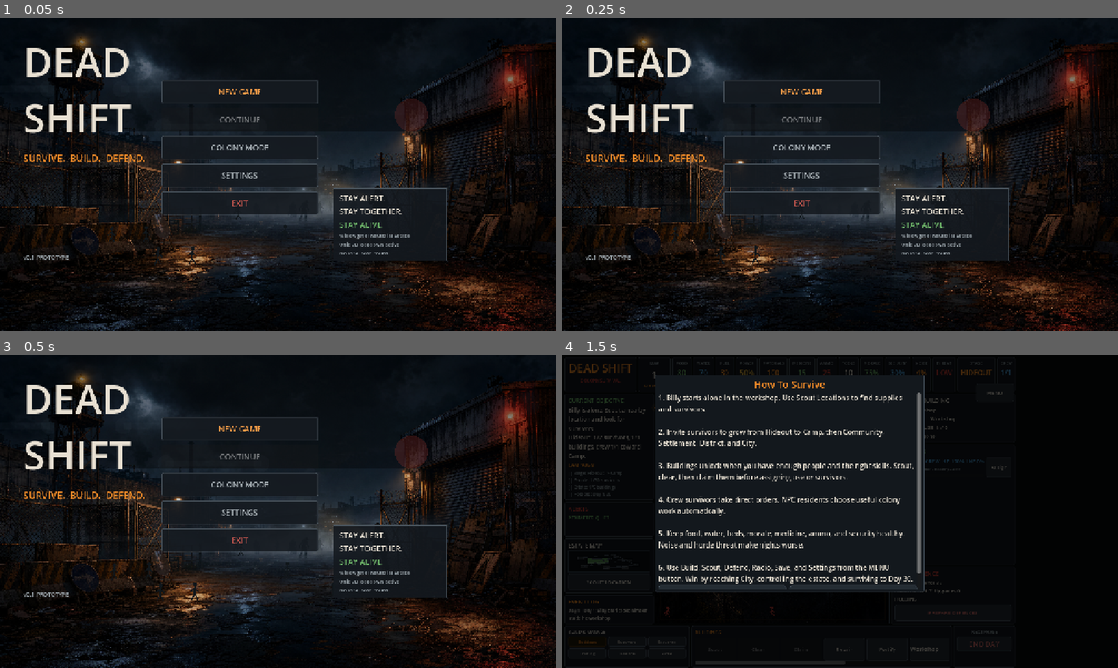
Above: before the commit, frames 1-4 (two rows, left to right).
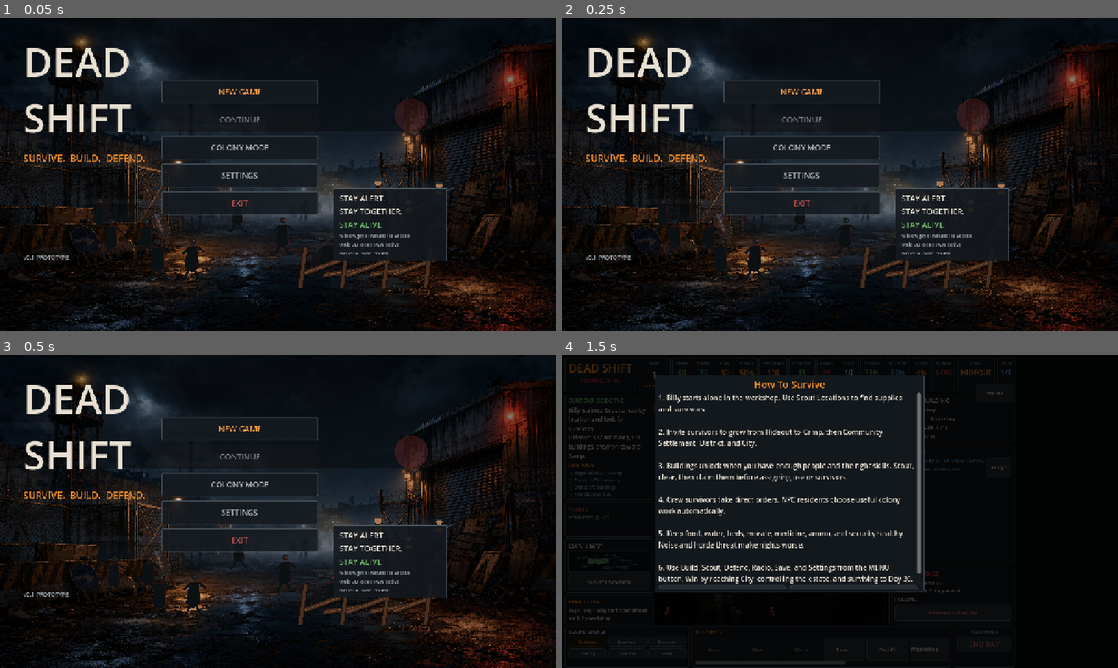
Above: after the commit, the same moments.

Repository: Robbed91/Dead-
Game: Godot game, scene res://scenes/MainMenu.tscn
Two runs of this game, one before a commit and one after it. Both use one fixed random seed, a clock stepped at 60 frames per second and the inputs below.
Inputs:
- Up to frame 1 (0.05 s): no input
- Up to frame 2 (0.25 s): no input
- Up to frame 3 (0.5 s): no input
- Up to frame 4 (1.5 s): click "NEW GAME" at 0.5 s; click "MENU" at 1.25 s

The runs differ from the first frame. In frame 1, 1.2% of the frame differs, in the area x 16-82%, y 51-87%; in frame 2, 1.2%; in frame 3, 1.2%; in frame 4, nothing differs.

Commit message:
Improve main menu silhouettes

Diff:
--- a/scripts/MainMenu.gd
+++ b/scripts/MainMenu.gd
@@ -169,18 +169,79 @@
 		node.draw_circle(Vector2(drift + 220.0, y + 19.0), 19.0, fog)
 	for i in range(9):
 		var p := Vector2(view_size.x * (0.18 + fmod(float(i) * 0.083 + menu_time * 0.01, 0.56)), view_size.y * (0.62 + fmod(float(i) * 0.067, 0.2)))
-		_draw_menu_zombie(node, p + Vector2(0, sin(menu_time * 3.0 + float(i)) * 2.0), 0.7 + float(i % 3) * 0.1)
+		_draw_menu_zombie(node, p + Vector2(0, sin(menu_time * 3.0 + float(i)) * 2.0), 0.82 + float(i % 3) * 0.12, float(i))
+	for i in range(3):
+		var guard_pos := Vector2(view_size.x * (0.68 + float(i) * 0.055), view_size.y * (0.58 + float(i % 2) * 0.055))
+		_draw_menu_survivor(node, guard_pos, 1.0 - float(i) * 0.08, float(i))
+	_draw_menu_barricade(node, view_size)
 	var glow := 0.15 + (sin(menu_time * 4.0) + 1.0) * 0.04
 	node.draw_circle(view_size * Vector2(0.74, 0.31), 38, Color(RED.r, RED.g, RED.b, glow))
 
-func _draw_menu_zombie(node: Control, pos: Vector2, draw_scale: float) -> void:
-	var color := Color("#10161a")
-	node.draw_circle(pos + Vector2(0, -17) * draw_scale, 5.0 * draw_scale, color)
-	node.draw_line(pos + Vector2(0, -12) * draw_scale, pos + Vector2(-2, 10) * draw_scale, color, 4.0 * draw_scale)
-	node.draw_line(pos + Vector2(-2, -6) * draw_scale, pos + Vector2(-12, 2) * draw_scale, color, 3.0 * draw_scale)
-	node.draw_line(pos + Vector2(0, -5) * draw_scale, pos + Vector2(10, 4) * draw_scale, color, 3.0 * draw_scale)
-	node.draw_line(pos + Vector2(-2, 10) * draw_scale, pos + Vector2(-9, 24) * draw_scale, color, 3.0 * draw_scale)
-	node.draw_line(pos + Vector2(-1, 10) * draw_scale, pos + Vector2(7, 23) * draw_scale, color, 3.0 * draw_scale)
+func _draw_menu_zombie(node: Control, pos: Vector2, draw_scale: float, seed: float) -> void:
+	var sway: float = sin(menu_time * 2.1 + seed) * 3.0
+	var body := Color("#0b1013")
+	var edge := Color(0.72, 0.13, 0.1, 0.16)
+	var head := pos + Vector2(sway - 3.0, -30.0) * draw_scale
+	var shoulder := pos + Vector2(sway, -18.0) * draw_scale
+	var hip := pos + Vector2(sway - 4.0, 10.0) * draw_scale
+	var coat_poly: PackedVector2Array = PackedVector2Array([
+		shoulder + Vector2(-12, 0) * draw_scale,
+		shoulder + Vector2(8, -2) * draw_scale,
+		hip + Vector2(15, 18) * draw_scale,
+		hip + Vector2(0, 29) * draw_scale,
+		hip + Vector2(-17, 17) * draw_scale
+	])
+	node.draw_colored_polygon(coat_poly, body)
+	node.draw_polyline(coat_poly, edge, 1.2 * draw_scale, true)
+	node.draw_circle(head + Vector2(1, 1) * draw_scale, 7.5 * draw_scale, Color(0, 0, 0, 0.45))
+	node.draw_circle(head, 7.0 * draw_scale, body.lightened(0.05))
+	node.draw_rect(Rect2(head + Vector2(2, -1) * draw_scale, Vector2(3, 2) * draw_scale), RED.darkened(0.1), true)
+	node.draw_line(shoulder + Vector2(-10, 2) * draw_scale, shoulder + Vector2(-25, 17) * draw_scale, body, 5.0 * draw_scale)
+	node.draw_line(shoulder + Vector2(8, 1) * draw_scale, shoulder + Vector2(23, 12) * draw_scale, body, 4.5 * draw_scale)
+	node.draw_line(hip + Vector2(-7, 22) * draw_scale, hip + Vector2(-18, 45) * draw_scale, body, 5.0 * draw_scale)
+	node.draw_line(hip + Vector2(5, 23) * draw_scale, hip + Vector2(17, 43) * draw_scale, body, 5.0 * draw_scale)
+	node.draw_line(hip + Vector2(-18, 45) * draw_scale, hip + Vector2(-27, 45) * draw_scale, body, 4.0 * draw_scale)
+	node.draw_line(hip + Vector2(17, 43) * draw_scale, hip + Vector2(27, 43) * draw_scale, body, 4.0 * draw_scale)
+
+func _draw_menu_survivor(node: Control, pos: Vector2, draw_scale: float, seed: float) -> void:
+	var bob: float = sin(menu_time * 2.8 + seed) * 1.5
+	var boot := Color("#060809")
+	var coat := Color("#151b20")
+	var vest := ORANGE.darkened(0.25)
+	var skin := Color("#b9825c")
+	var head := pos + Vector2(0, -39.0 + bob) * draw_scale
+	var torso := pos + Vector2(0, -17.0 + bob) * draw_scale
+	var body_rect := Rect2(torso + Vector2(-11, -10) * draw_scale, Vector2(22, 33) * draw_scale)
+	node.draw_circle(head + Vector2(1, 2) * draw_scale, 8.8 * draw_scale, Color(0, 0, 0, 0.48))
+	node.draw_circle(head, 8.0 * draw_scale, skin.darkened(0.08))
+	node.draw_rect(Rect2(head + Vector2(-9, -9) * draw_scale, Vector2(18, 5) * draw_scale), coat.lightened(0.1), true)
+	node.draw_rect(body_rect, coat, true)
+	node.draw_rect(Rect2(body_rect.position + Vector2(3, 4) * draw_scale, Vector2(body_rect.size.x - 6.0 * draw_scale, 9.0 * draw_scale)), vest, true)
+	node.draw_line(torso + Vector2(-11, -1) * draw_scale, torso + Vector2(-27, 11) * draw_scale, coat, 5.0 * draw_scale)
+	node.draw_line(torso + Vector2(10, -1) * draw_scale, torso + Vector2(24, 6) * draw_scale, coat, 5.0 * draw_scale)
+	var weapon_start := torso + Vector2(20, -7) * draw_scale
+	var weapon_end := torso + Vector2(42, -18) * draw_scale
+	node.draw_line(weapon_start, weapon_end, Color("#2f3b42"), 4.0 * draw_scale)
+	node.draw_line(weapon_start + Vector2(8, 4) * draw_scale, weapon_end + Vector2(11, 2) * draw_scale, Color("#0a0d10"), 2.0 * draw_scale)
+	node.draw_line(torso + Vector2(-7, 21) * draw_scale, torso + Vector2(-13, 48) * draw_scale, coat.darkened(0.08), 5.0 * draw_scale)
+	node.draw_line(torso + Vector2(7, 21) * draw_scale, torso + Vector2(12, 48) * draw_scale, coat.darkened(0.08), 5.0 * draw_scale)
+	node.draw_line(torso + Vector2(-13, 48) * draw_scale, torso + Vector2(-23, 48) * draw_scale, boot, 5.0 * draw_scale)
+	node.draw_line(torso + Vector2(12, 48) * draw_scale, torso + Vector2(22, 48) * draw_scale, boot, 5.0 * draw_scale)
+
+func _draw_menu_barricade(node: Control, view_size: Vector2) -> void:
+	var base_y: float = view_size.y * 0.82
+	var start_x: float = view_size.x * 0.54
+	for plank in range(5):
+		var offset := Vector2(float(plank) * 54.0, sin(menu_time * 0.5 + float(plank)) * 1.5)
+		var p0 := Vector2(start_x, base_y) + offset
+		var p1 := p0 + Vector2(94.0, -34.0 + float(plank % 2) * 20.0)
+		node.draw_line(p0 + Vector2(2, 3), p1 + Vector2(2, 3), Color(0, 0, 0, 0.4), 12)
+		node.draw_line(p0, p1, Color("#3f2a1d"), 10)
+		node.draw_line(p0, p1, Color("#7b4b2a"), 2)
+	for post in range(4):
+		var x: float = start_x + float(post) * 96.0
+		node.draw_line(Vector2(x, base_y + 30.0), Vector2(x + 12.0, base_y - 62.0), Color("#17100b"), 12)
+		node.draw_line(Vector2(x, base_y + 30.0), Vector2(x + 12.0, base_y - 62.0), Color("#4a2f1e"), 8)
 
 func _add_button(parent: VBoxContainer, text: String, callback: Callable, accent: Color) -> Button:
 	var button := Button.new()
